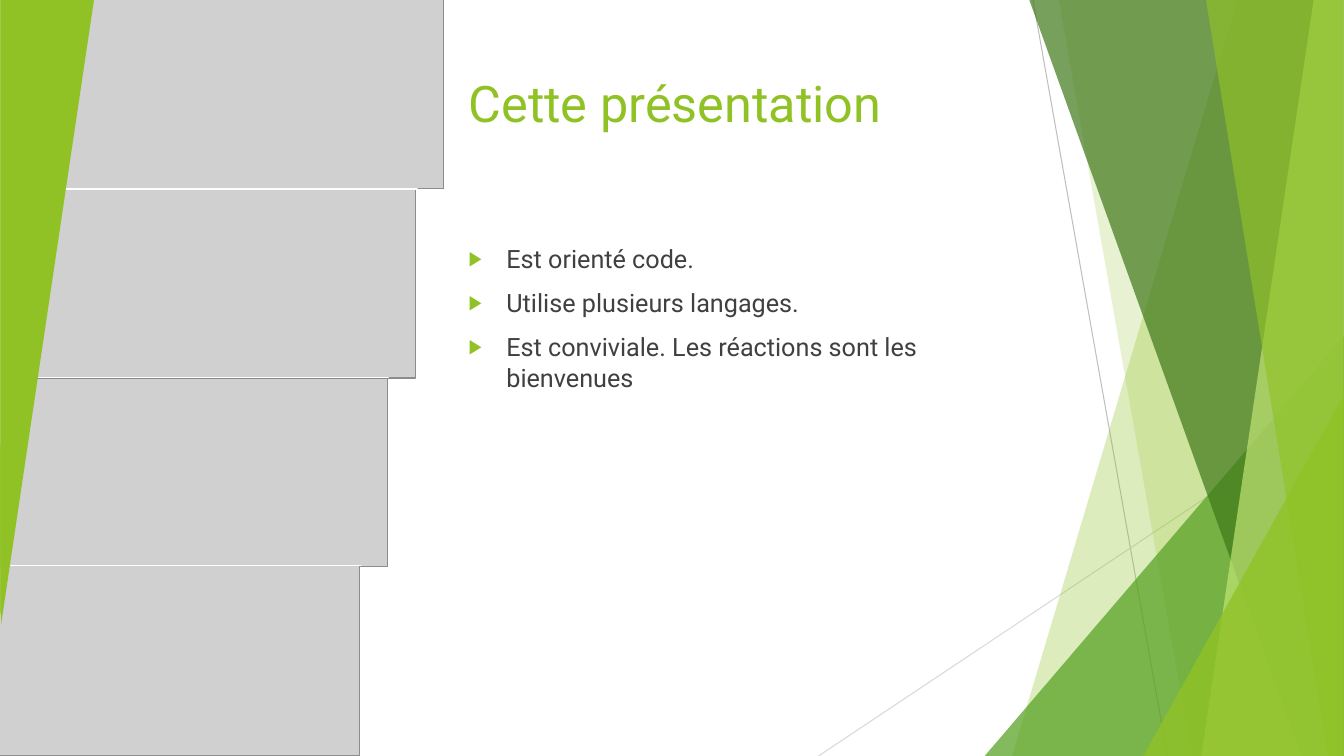
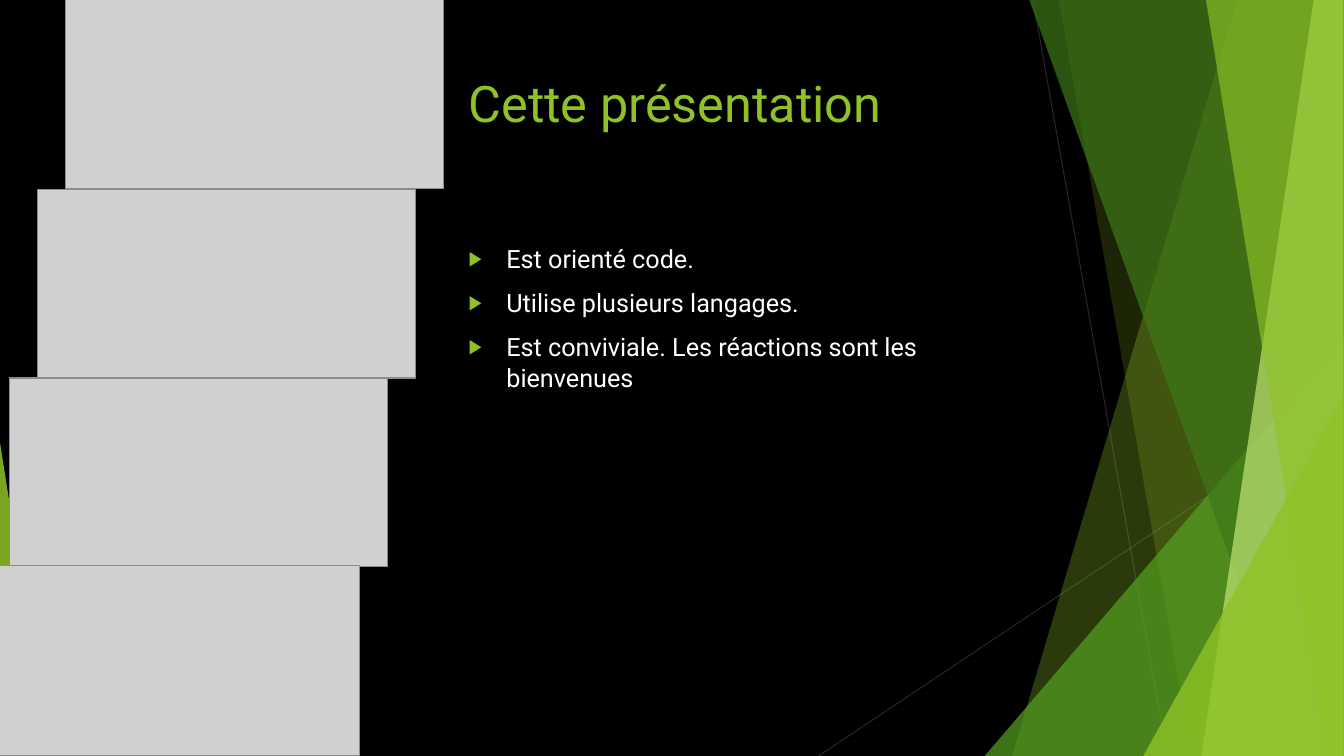
Before and after one commit to worming004/SimpleIsNotEasy, a slide deck: slide 3 of PPT/Easy != Simple.pptx. Drawn at 1344x756 pixels with LibreOffice and Linux fonts; fonts in the diff are those of the drawing; grey boxes stand for pictures. Boxes give left, top, right and bottom in pixels: in the first picture for what was removed or moved away, otherwise in the second. Text is boxed around its words. In the diff, an @@ line names an element or a change of style, - is before the commit and + after.

```diff
--- a/PPT/Easy != Simple.pptx
+++ b/PPT/Easy != Simple.pptx
@@ background #FFFFFF to #000000 @@
@@ triangle removed at <box>0,0,92,625</box> @@
@@ triangle removed at <box>1,0,94,625</box> @@
@@ line (1033, 0) - (1168, 756): stroke #BFBFBF 0.75 pt to #262626 0.75 pt @@
@@ line removed from (64, 190) to (417, 190) @@
@@ text "Est orienté code." at <box>506,249,916,388</box>: text colour #404040 to #FFFFFF @@
@@ line removed from (35, 377) to (388, 377) @@
@@ line (1344, 406) - (819, 756): stroke #D9D9D9 0.75 pt to #262626 0.75 pt @@
@@ line removed from (8, 566) to (361, 566) @@
```
Also in this commit, not shown: 34 other slides changed.
